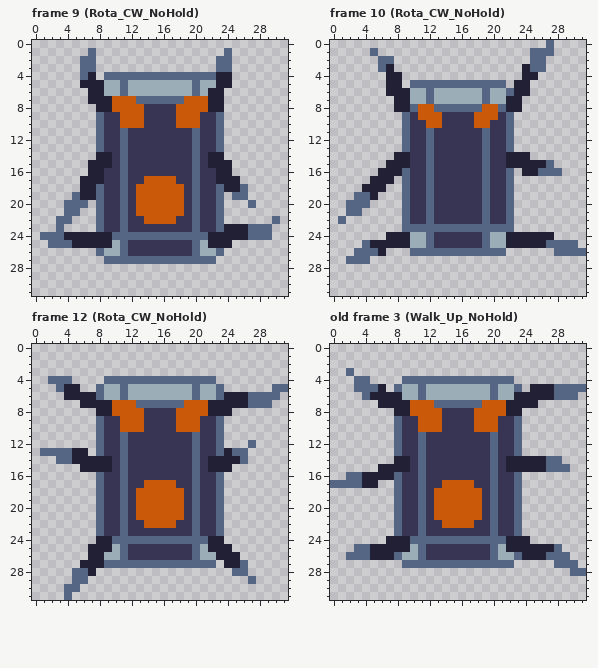
File history of a pixel-art file, Assets/Assets_Art/Robot_Sprites.aseprite. The first picture shows the starting point.
32x32 pixels, 13 frames. Shown: frame 9 (Rota_CW_NoHold), frame 10 (Rota_CW_NoHold), frame 12 (Rota_CW_NoHold), old frame 3 (Walk_Up_NoHold). The commit also changed other frames, which this record leaves out.
Once edited:
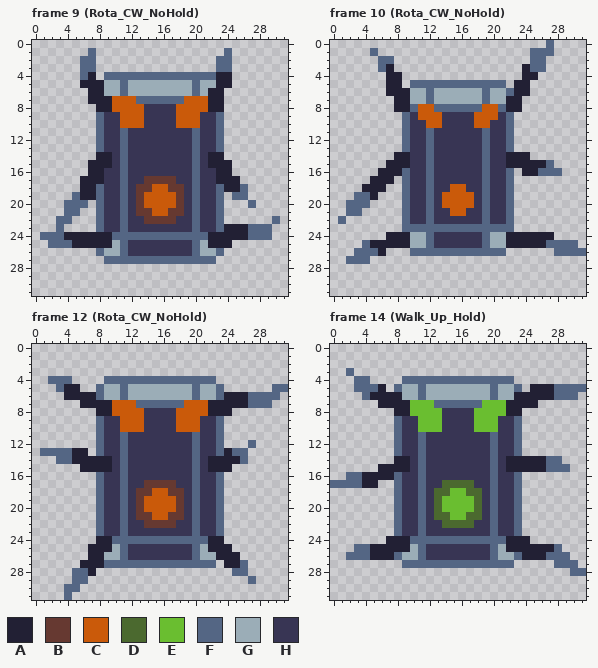
Palette (. is transparent): A #222034  B #663931  C #ca5a0a  D #4b692f  E #6abe30  F #546684  G #9badb7  H #383554
A new or re-ordered frame is compared with the old frame closest to it.
Difference:
frames 13 -> 25
--- frame 9 (Rota_CW_NoHold), layer "Body"
@@ x 11..20 @@
 16 FHHHHHHHHF
-17 FHHCCCCHHF
-18 FHCCCCCCHF
-19 FHCCCCCCHF
-20 FHCCCCCCHF
-21 FHCCCCCCHF
-22 FHHCCCCHHF
+17 FHHBBBBHHF
+18 FHBBCCBBHF
+19 FHBCCCCBHF
+20 FHBCCCCBHF
+21 FHBBCCBBHF
+22 FHHBBBBHHF
 23 FHHHHHHHHF
--- frame 10 (Rota_CW_NoHold), layer "Body"
@@ x 12..19 @@
 17 FHHHHHHF
-18 FHHHHHHF
-19 FHHHHHHF
-20 FHHHHHHF
-21 FHHHHHHF
+18 FHHCCHHF
+19 FHCCCCHF
+20 FHCCCCHF
+21 FHHCCHHF
 22 FHHHHHHF
--- frame 12 (Rota_CW_NoHold), layer "Body": the same change as frame 9 (Rota_CW_NoHold)
--- frame 14 (Walk_Up_Hold) is new; against old frame 3 (Walk_Up_NoHold), layer "Body"
@@ x 8..23 @@
  6 AGGFGGGGGGGGFGGA
- 7 AACCCFFFFFFCCCAA
- 8 AACCCCHHHHCCCCAA
- 9 FHHCCCHHHHCCCHHF
-10 FHHCCCHHHHCCCHHF
+ 7 AAEEEFFFFFFEEEAA
+ 8 AAEEEEHHHHEEEEAA
+ 9 FHHEEEHHHHEEEHHF
+10 FHHEEEHHHHEEEHHF
 11 FHHFHHHHHHHHFHHF
@@ x 11..20 @@
 16 FHHHHHHHHF
-17 FHHCCCCHHF
-18 FHCCCCCCHF
-19 FHCCCCCCHF
-20 FHCCCCCCHF
-21 FHCCCCCCHF
-22 FHHCCCCHHF
+17 FHHDDDDHHF
+18 FHDDEEDDHF
+19 FHDEEEEDHF
+20 FHDEEEEDHF
+21 FHDDEEDDHF
+22 FHHDDDDHHF
 23 FHHHHHHHHF
Boxes around the changes in both pictures, in picture pixels (x1, y1, x2, y2):
changed: (136, 176, 184, 224)
changed: (442, 184, 474, 216)
changed: (136, 480, 184, 528)
changed: (410, 400, 442, 432)
changed: (474, 400, 506, 432)
changed: (434, 480, 482, 528)
